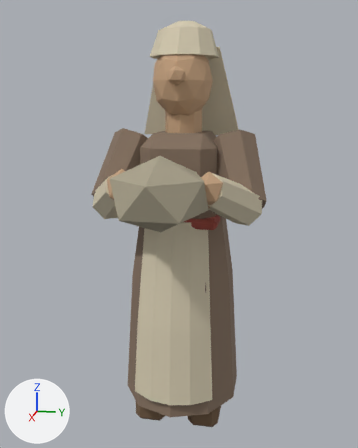
What one commit did to the glTF model assets/3d/models/units/civilian_woman.glb.
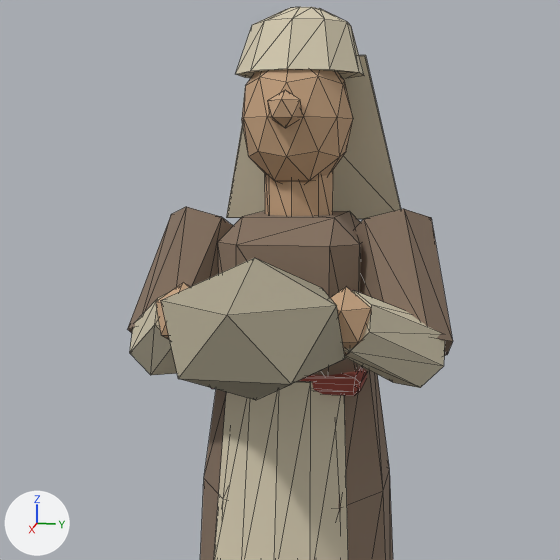
Each version appears first whole from a 50 mm camera at (2.083, 0.397, 1.402) aimed at (0.151, 0.011, 0.919), and next in a close-up on the part from 6% to 91% of the width and 4% to 71% of the height. Lighting does not change. The marker at lower left points along +X, +Y and +Z. The last two pictures show the newer version. The close-ups show mesh edges as thin lines. Vertices at exactly the same position are counted once.

Objects in the first close-up: 'civilian_woman_civilian_dress', 'civilian_woman_linen', 'civilian_woman_padded_linen', 'civilian_woman_skin', 'civilian_woman_team_cloth'.
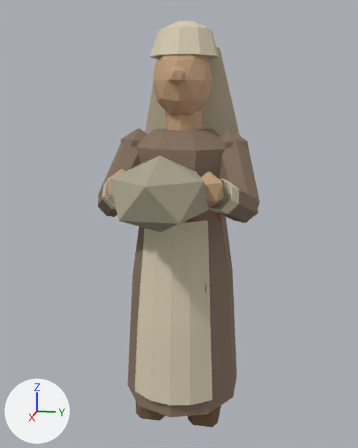
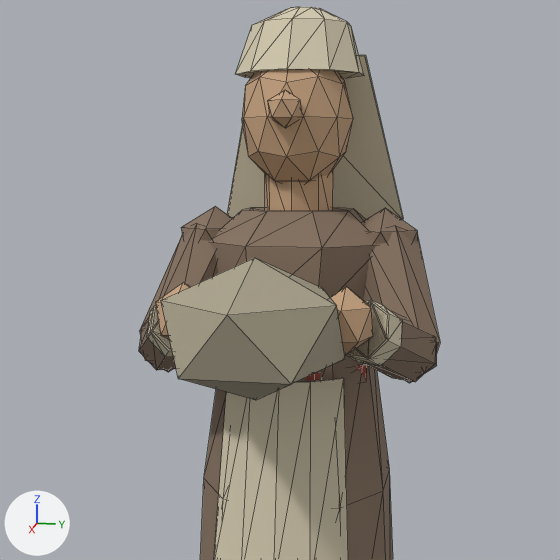
The change, as a list of edits to the scene's bpy script:
```text
Change me_civilian_long_dress:
    used by ob_civilian_woman_civilian_dress; location = (0.0, 0.0, 0.0)
    remove me_civilian_long_dress.from_pydata(...)  # 82 vertices, 148 faces; spans x -0.29..0.29, y -0.359..0.359, z 0.115..1.297
    add me_civilian_long_dress.from_pydata(...)  # 166 vertices, 292 faces; spans x -0.29..0.338, y -0.332..0.332, z 0.115..1.295
    me_civilian_long_dress part 1: a new loose piece, an icosphere of 20 faces spanning x -0.082..0.082, y 0.12..0.27, z 1.125..1.295, in mat_civilian_dress (brown #867361)
    me_civilian_long_dress part 2: a new loose piece, an icosphere of 20 faces spanning x 0.089..0.211, y 0.214..0.326, z 0.934..1.066, in mat_civilian_dress (brown #867361)
    me_civilian_long_dress part 3: the loose piece of 24 vertices spanning x -0.18..0.18, y -0.155..0.155, z 0.88..1.28 is rebuilt with 32 vertices and now spans x -0.18..0.18, y -0.199..0.199, z 0.92..1.29
    me_civilian_long_dress part 4: a new loose piece of 14 vertices spanning x 0.112..0.338, y -0.324..-0.135, z 0.945..1.128, in mat_civilian_dress (brown #867361)
    me_civilian_long_dress part 5: a new loose piece of 14 vertices spanning x -0.066..0.203, y 0.119..0.332, z 0.962..1.26, in mat_civilian_dress (brown #867361)
    me_civilian_long_dress part 6: a new loose piece of 14 vertices spanning x 0.112..0.338, y 0.135..0.324, z 0.945..1.128, in mat_civilian_dress (brown #867361)
    me_civilian_long_dress part 7: 2 vertices moved from x -0.085..0.027, y -0.211..0.11, z 1.188..1.227 to x 0.0..0.022, y -0.195..-0.119, z 1.125..1.199; 26 vertices removed from x -0.085..0.219, y -0.359..0.359, z 0.956..1.297; 24 vertices added at x -0.082..0.203, y -0.332..-0.12, z 0.962..1.295
    other edits to the shape of me_civilian_long_dress do not show in these pictures
Change me_cone_016:
    used by ob_civilian_woman_linen; location = (0.0, 0.0, 0.0)
    remove me_cone_016.from_pydata(...)  # 96 vertices, 172 faces; spans x -0.2..0.39, y -0.34..0.34, z 0.18..1.72
    add me_cone_016.from_pydata(...)  # 96 vertices, 172 faces; spans x -0.2..0.34, y -0.26..0.26, z 0.18..1.72
    me_cone_016 part 8: 28 of 96 vertices moved; they spanned x 0.1..0.39, y -0.34..0.34, z 0.94..1.16 and now span x 0.23..0.34, y -0.26..0.26, z 1.0..1.13; mean shift (0.03, 0.0, 0.02); largest move (0.12, 0.21, 0.98) -> (0.24, 0.15, 1.04)
Change me_cube_007:
    used by ob_civilian_woman_team_cloth; location = (0.0, 0.0, 0.0)
    remove me_cube_007.from_pydata(...)  # 24 vertices, 44 faces; spans x -0.2..0.2, y -0.17..0.17, z 0.91..0.95
    add me_cube_007.from_pydata(...)  # 16 vertices, 28 faces; spans x -0.182..0.182, y -0.17..0.17, z 0.915..0.955
    me_cube_007 part 9: the whole mesh is rebuilt
```

Location of each change, [x1, y1, x2, y2] in pixels of the close-ups (560 x 560 px; the box of a moved part takes in the faces that stretch with it):
'civilian_woman_linen', reshaped
    before: [130, 7, 445, 560]
    after: [147, 7, 403, 560]
'civilian_woman_civilian_dress', reshaped
    before: [128, 207, 453, 560]
    after: [139, 206, 440, 560]
'civilian_woman_team_cloth', reshaped (mostly hidden afterwards)
    before: [211, 367, 367, 396]
    after: [306, 364, 367, 381]
part 1 of me_civilian_long_dress, added (brown)
    after: [363, 208, 418, 244]
part 2 of me_civilian_long_dress, added
    after: [406, 340, 437, 383]
part 3 of me_civilian_long_dress, rebuilt
    before: [218, 211, 362, 376]
    after: [210, 207, 377, 300]
part 4 of me_civilian_long_dress, added (brown)
    after: [139, 309, 176, 370]
part 5 of me_civilian_long_dress, added (brown)
    after: [363, 226, 440, 351]
part 6 of me_civilian_long_dress, added (brown)
    after: [348, 302, 436, 382]
part 7 of me_civilian_long_dress, moved or reshaped
    before: [128, 207, 453, 356]
    after: [140, 206, 232, 331]
part 8 of me_cone_016, moved or reshaped
    before: [130, 290, 445, 388]
    after: [147, 300, 402, 366]
